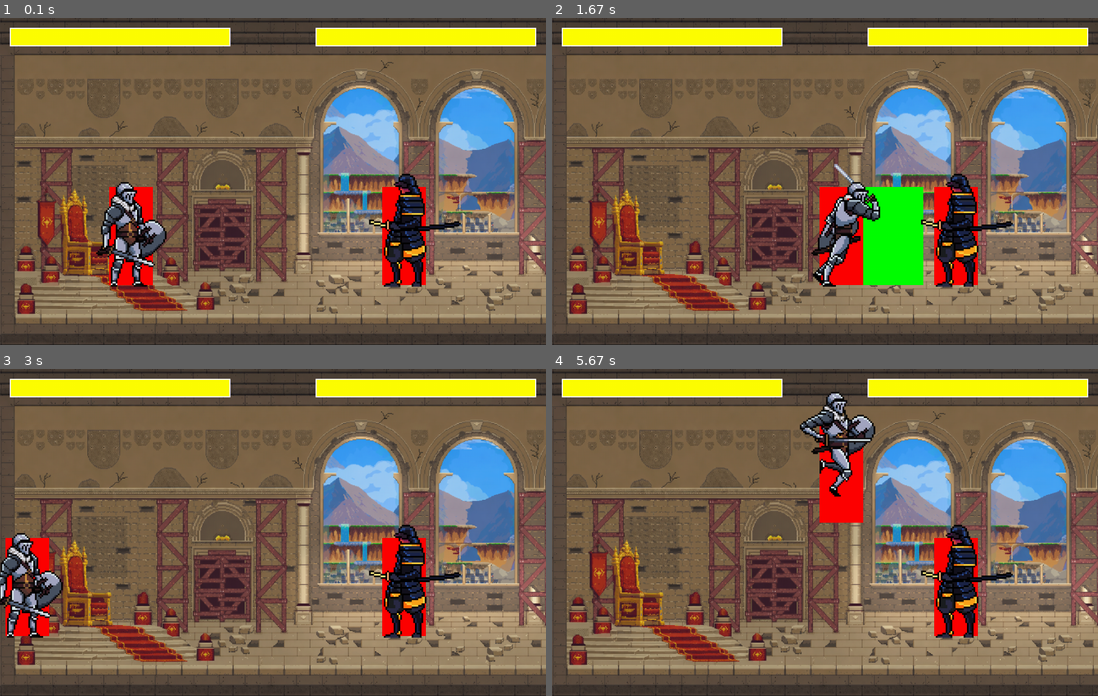
Above: before the commit, frames 1-4 (two rows, left to right).
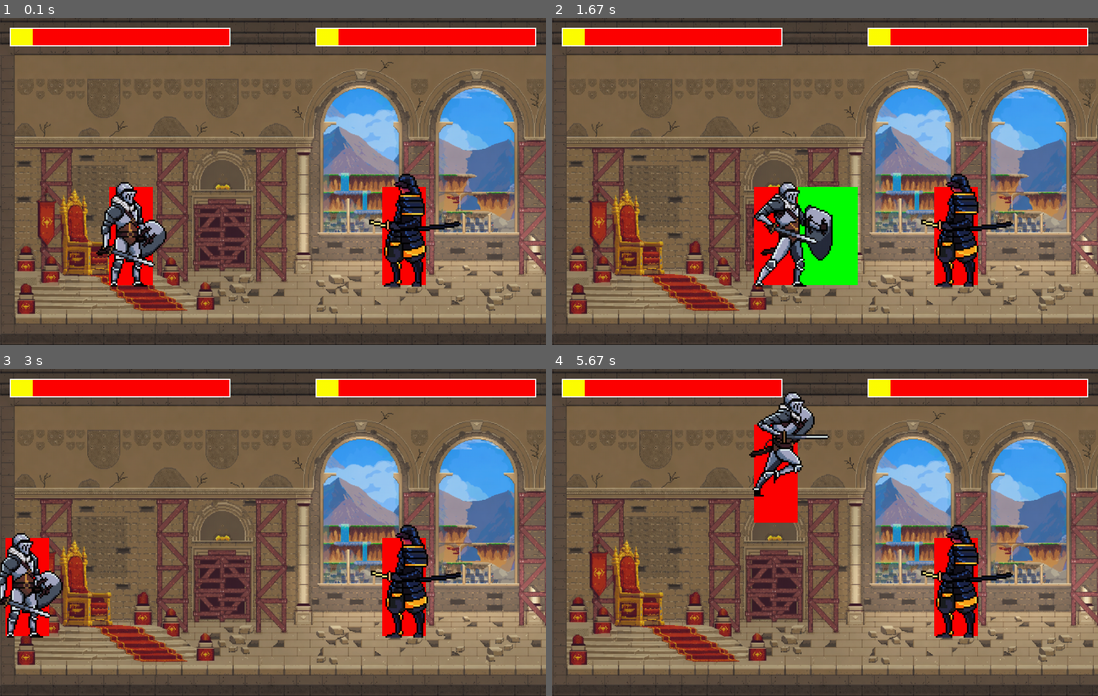
Above: after the commit, the same moments.

Repository: noahwilson-droid/noah-and-makans-game
Game: pygame game, started from main.py
The game is run twice, just before and just after one commit, with the same random seed, the same clock (stepped at 60 frames per second) and the same inputs.
Inputs:
- Up to frame 1 (0.1 s): no input
- Up to frame 2 (1.67 s): tap T at 0.33, 1.65 s; hold D 0.67-1.13 s; hold W 1.17-1.47 s; hold D from 1.5 s (still down)
- Up to frame 3 (3 s): release D at 1.97 s; hold A 2-2.53 s; hold A 2.57-2.97 s
- Up to frame 4 (5.67 s): tap R at 3 s; hold W 3.33-3.7 s; hold D 3.73-4.37 s; hold A 4.4-4.87 s; tap T at 4.55 s; hold D 4.9-5.37 s; hold W from 5.4 s (still down)

The runs differ from the first frame. In frame 1, 3.6% of the frame differs, in the area x 6-98%, y 3-9%; in frame 2, 13%, in the area x 6-98%, y 3-83%; in frame 3, 4.7%; in frame 4, 10%.

Commit message:
The animations are now complete. I have added hurt and death animations. Also fixed the attacks because only one attack animation would execute, but now both attack animations work. New problem has arised though, I can't figure what size the sprites are which is causing weird animation visuals.

Diff:
--- a/brawlers.py
+++ b/brawlers.py
@@ -17,7 +17,10 @@
         self.jump = False
         self.attacking = False
         self.attack_type = 0
-        self.health = 100
+        self.attack_cooldown = 0
+        self.hit = False
+        self.health = 10
+        self.alive = True
 
     def load_images(self, sprite_sheet, animation_steps):
         #extract images from spritesheet
@@ -63,7 +66,7 @@
                 if key[pygame.K_r]:
                     self.attack_type = 1
                 if key[pygame.K_t]:
-                    self.attack_type = 1
+                    self.attack_type = 2
 
         #Inventing Gravity
         self.vel_y += GRAVITY
@@ -85,22 +88,26 @@
         else:
             self.flip = True
 
+        #apply attack cooldown
+        if self.attack_cooldown > 0:
+            self.attack_cooldown -= 1
+
+
         #updates player position
         self.rect.x += dx
         self.rect.y += dy
 
-    def attack(self, surface, target):
-        self.attacking = True
-        attacking_rect = pygame.Rect(self.rect.centerx - (2 * self.rect.width * self.flip), self.rect.y, 2 * self.rect.width, self.rect.height)
-        if attacking_rect.colliderect(target.rect):
-            target.health -= 10
-
-        pygame.draw.rect(surface, (0, 255, 0), attacking_rect)
 
     #animations
     def update(self):
         #check what action the player is performing
-        if self.attacking == True:
+        if self.health <= 0:
+            self.health = 0
+            self.alive = False
+            self.update_action(2) #2:death
+        elif self.hit == True:
+            self.update_action(3) #3:Hurt
+        elif self.attacking == True:
             if self.attack_type == 1:
                 self.update_action(0) #0:Attack1
             elif self.attack_type == 2:
@@ -112,7 +119,7 @@
         else:
             self.update_action(4) #4:idle
 
-        animation_cooldown = 100
+        animation_cooldown = 150
         #updates images
         self.image = self.animation_list[self.action][self.frame_index]
         #Checks if enough time has passed since the last update
@@ -121,11 +128,31 @@
             self.update_time = pygame.time.get_ticks()
         #check if the animation has finished
         if self.frame_index >= len(self.animation_list[self.action]):
-            self.frame_index = 0
-            #checks if attack happened
-            if self.action == 0 or self.action == 1:
-                self.attacking = False
+            #check if player died then end animation
+            if self.alive == False:
+                self.frame_index = len(self.animation_list[self.action]) - 1
+            else:
+                self.frame_index = 0
+                #checks if attack happened
+                if self.action == 0 or self.action == 1:
+                    self.attacking = False
+                    self.attack_cooldown = 30
+                #Checking for damage taken
+                if self.action == 3:
+                    self.hit = False
+                    #Cancels attack if hit, No hyperarmor
+                    self.attacking = False
+                    self.attack_cooldown = 20
 
+    def attack(self, surface, target):
+        if self.attack_cooldown == 0:
+            self.attacking = True
+            attacking_rect = pygame.Rect(self.rect.centerx - (2 * self.rect.width * self.flip), self.rect.y, 2 * self.rect.width, self.rect.height)
+            if attacking_rect.colliderect(target.rect):
+                target.health -= 10
+                target.hit = True
+
+            pygame.draw.rect(surface, (0, 255, 0), attacking_rect)
 
 
     def update_action(self, new_action):
